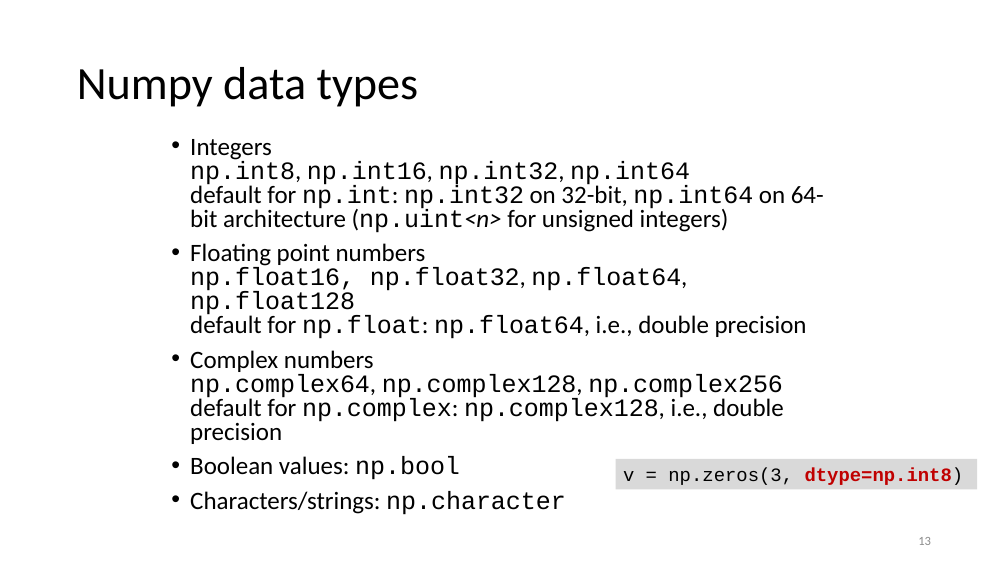
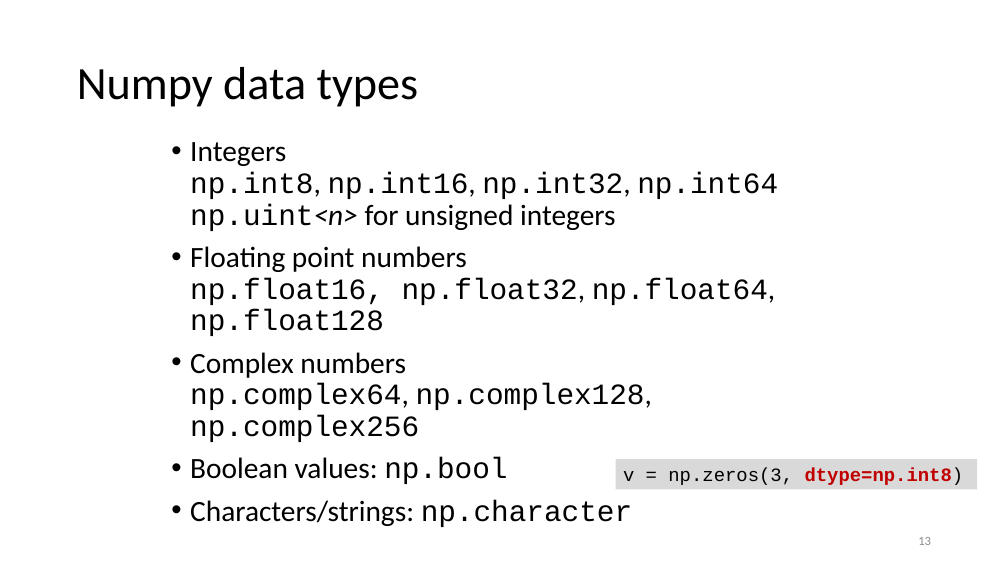
Before and after one commit to gjbex/Scientific-Python, a slide deck: slide 13 of scientific_python.pptx. Drawn at 1008x567 pixels with LibreOffice and Linux fonts; fonts in the diff are those of the drawing. Boxes give left, top, right and bottom in pixels: in the first picture for what was removed or moved away, otherwise in the second. Text is boxed around its words. In the diff, an @@ line names an element or a change of style, - is before the commit and + after.

Commit message:
Modernize numpy API usage

```diff
--- a/scientific_python.pptx
+++ b/scientific_python.pptx
@@ text at (190,142,778,442): text changed; size 23.8 to 28 pt @@
-• Integers
-  np.int8, np.int16, np.int32, np.int64
-  default for np.int: np.int32 on 32-bit, np.int64 on 64-bit architecture (np.uint<n> for unsigned integers)
-• Floating point numbers
-  np.float16, np.float32, np.float64, np.float128
-  default for np.float: np.float64, i.e., double precision
-• Complex numbers
-  np.complex64, np.complex128, np.complex256
-  default for np.complex: np.complex128, i.e., double precision
+• Integers
+  np.int8, np.int16, np.int32, np.int64
+  np.uint<n> for unsigned integers
+• Floating point numbers
+  np.float16, np.float32, np.float64, np.float128
+• Complex numbers
+  np.complex64, np.complex128, np.complex256
@@ text at (190,457,632,527): size 23.8 to 28 pt in "Boolean values: np.bool", "Characters/strings: np.character"; line spacing 0.8 to 0.9 @@
```
Also in this commit, not shown: 2 other slides changed.
